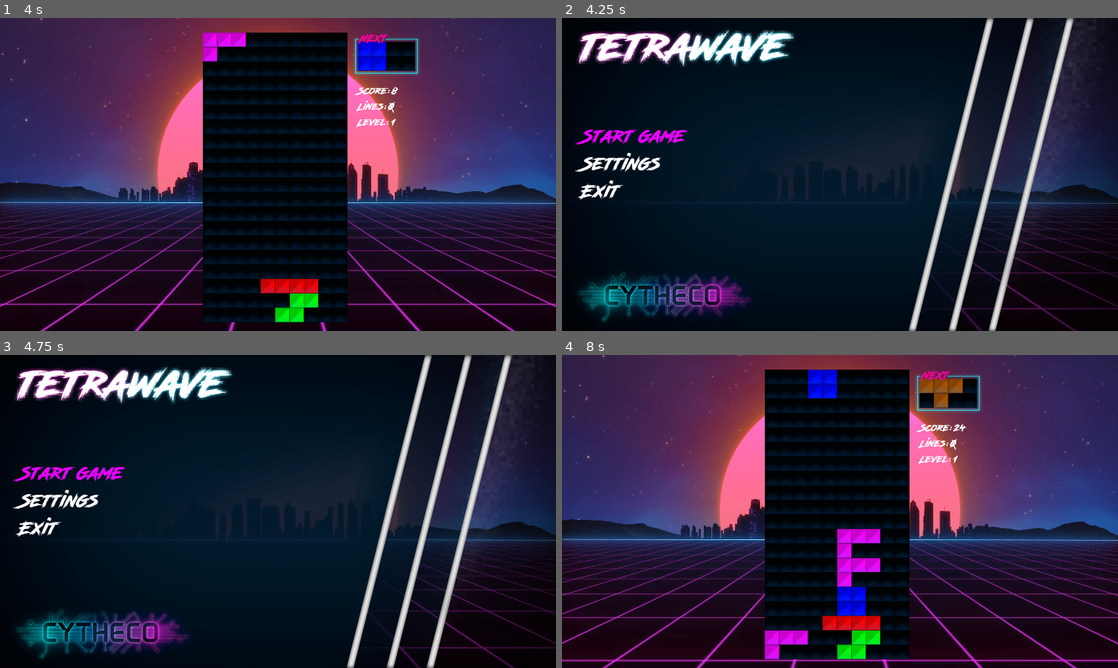
Above: before the commit, frames 1-4 (two rows, left to right).
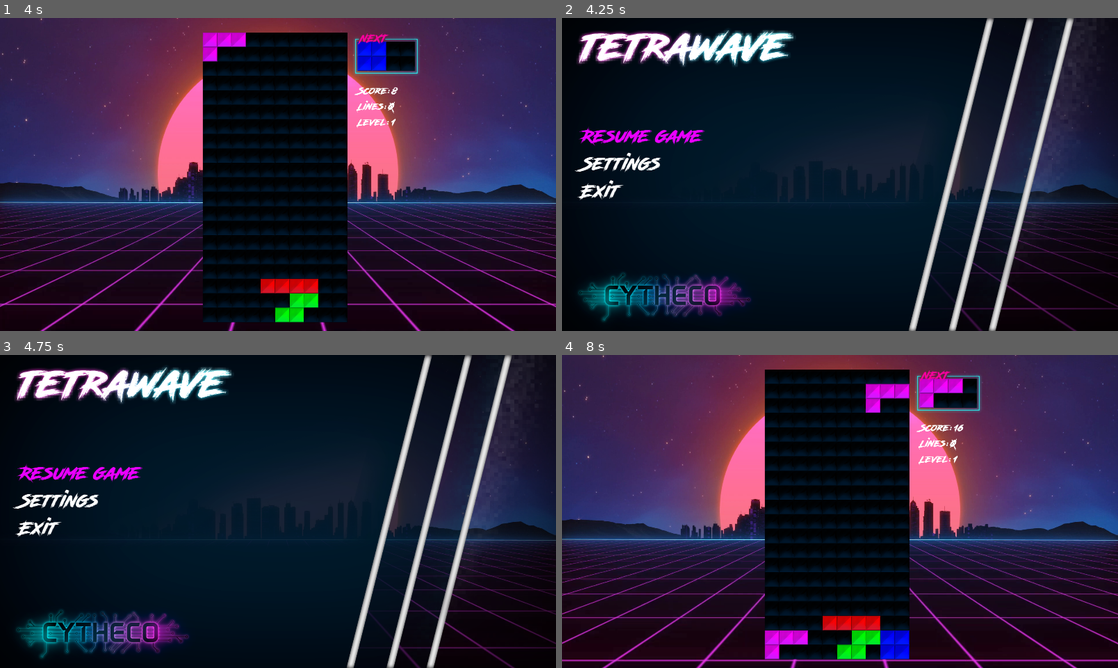
Above: after the commit, the same moments.

Repository: Cydeamon/BlockWave
Game: Godot game, scene res://Main.tscn
Same seed, same stepped clock (60 frames per second), same inputs: the game is played once before the commit and once after it. Sound files missing from this copy of the repository are replaced by a short silence.
Inputs:
- Up to frame 1 (4 s): hold Right (move_right) 0.53-1.28 s; hold Up (drop) 0.53-1.28 s; tap Enter at 1.25 s; hold Down (move_down) 1.28-2.03 s; tap Up (drop) at 1.35, 2.85 s; hold Up (drop) 2.03-2.78 s; hold Right (move_right) 2.03-3.53 s; hold Left (move_left) from 3.53 s (still down); hold Up (drop) from 3.53 s (still down)
- Up to frame 2 (4.25 s): keep holding Left (move_left); keep holding Up (drop); tap Escape (ui_cancel) at 4.15 s
- Up to frame 3 (4.75 s): keep holding Left (move_left); release Up (drop) at 4.28 s; tap Up (drop) at 4.35 s
- Up to frame 4 (8 s): tap Space at 5 s; release Left (move_left) at 5.03 s; hold Down (move_down) 5.03-5.78 s; hold Up (drop) 5.03-5.78 s; hold Right (move_right) from 5.78 s (still down); tap Up (drop) at 5.85, 7.35 s; hold Up (drop) 6.53-7.28 s

Frame 1 is identical in both runs. In frame 2, 0.6% of the frame differs, in the area x 2-26%, y 34-41%; in frame 3, 0.6%; in frame 4, 3.6%, in the area x 44-73%, y 4-98%.

Commit message:
Game over. Start/resume game

Diff:
--- a/src/Main.gd
+++ b/src/Main.gd
@@ -37,6 +37,12 @@
     pick_next_figure()
 
 
+func reset_game():
+    score = 0
+    level = 1
+    lines_clear_total = 0
+    gamefield.clear_field()
+
 func start_game():
     close_menu()
     game_was_started = true
@@ -46,20 +52,34 @@
 
 
 func step():
-    if !is_figure_falling:
-        current_figure = next_figure
-        spawn_next_figure()
-        pick_next_figure()
-        is_figure_falling = true
-    else:
-        if !collision_check("down"):
-            fix_figure()
-            var lines_count = clear_full_lines()
-            update_score_and_level(lines_count)
-            quick_drop_mode = false
-            $Game/step_timer.wait_time = step_duration
+    if game_was_started && !menu_mode:
+        if !is_figure_falling:
+            current_figure = next_figure
+
+            if spawn_next_figure():
+                pick_next_figure()
+                is_figure_falling = true
+            else:
+                gameover()
         else:
-            move_current_figure("down")
+            if !collision_check("down"):
+                fix_figure()
+                var lines_count = clear_full_lines()
+                update_score_and_level(lines_count)
+                quick_drop_mode = false
+                $Game/step_timer.wait_time = step_duration
+            else:
+                move_current_figure("down")
+
+func gameover():
+    game_was_started = false
+    $Game.visible = false
+    $Menu/menu_options.visible = false
+    $Menu/bg_menu.visible = false
+    $Menu/logo.visible = false
+    $Menu.visible = true
+    $Menu/bg_gameover.visible = true
+
 
 
 func clear_full_lines():
@@ -102,7 +122,13 @@
     for i in current_figure.size():
         for j in current_figure[i].size():
             var cell = $Game/GameField/GameFieldCells.gamefield_map[i][current_figure_position.x + j]
+
+            if cell.cell_color_index != 0:
+                return false
+
             cell.set_color_index(next_figure[i][j])
+
+    return true
 
 
 func pick_next_figure():
@@ -417,7 +443,10 @@
     print("Selected: " + $Menu/menu_options.get_item_text(index))
     var itemText = $Menu/menu_options.get_item_text(index)
 
-    if itemText == "Start game":
+    if itemText == "Start game" || itemText == "Resume game":
+        if !game_was_started:
+            reset_game()
+
         start_game()
     elif itemText == "Settings":
         pass
@@ -427,13 +456,24 @@
 
 func init_menu():
     menu_mode = true
+
+    $Game.visible = false
+    $Menu/menu_options.visible = true
+    $Menu/bg_menu.visible = true
+    $Menu/logo.visible = true
     $Menu.visible = true
+    $Menu/bg_gameover.visible = false
+
     $MusicPlayer.stream = menu_music
     $MusicPlayer.play()
     $Menu/menu_options.select(0)
     $Menu/menu_options.grab_focus()
-    $Game.visible = false
     $Game/step_timer.stop()
+
+    if game_was_started:
+        $Menu/menu_options.set_item_text(0, "Resume game")
+    else:
+        $Menu/menu_options.set_item_text(0, "Start game")
 
 
 func close_menu():
